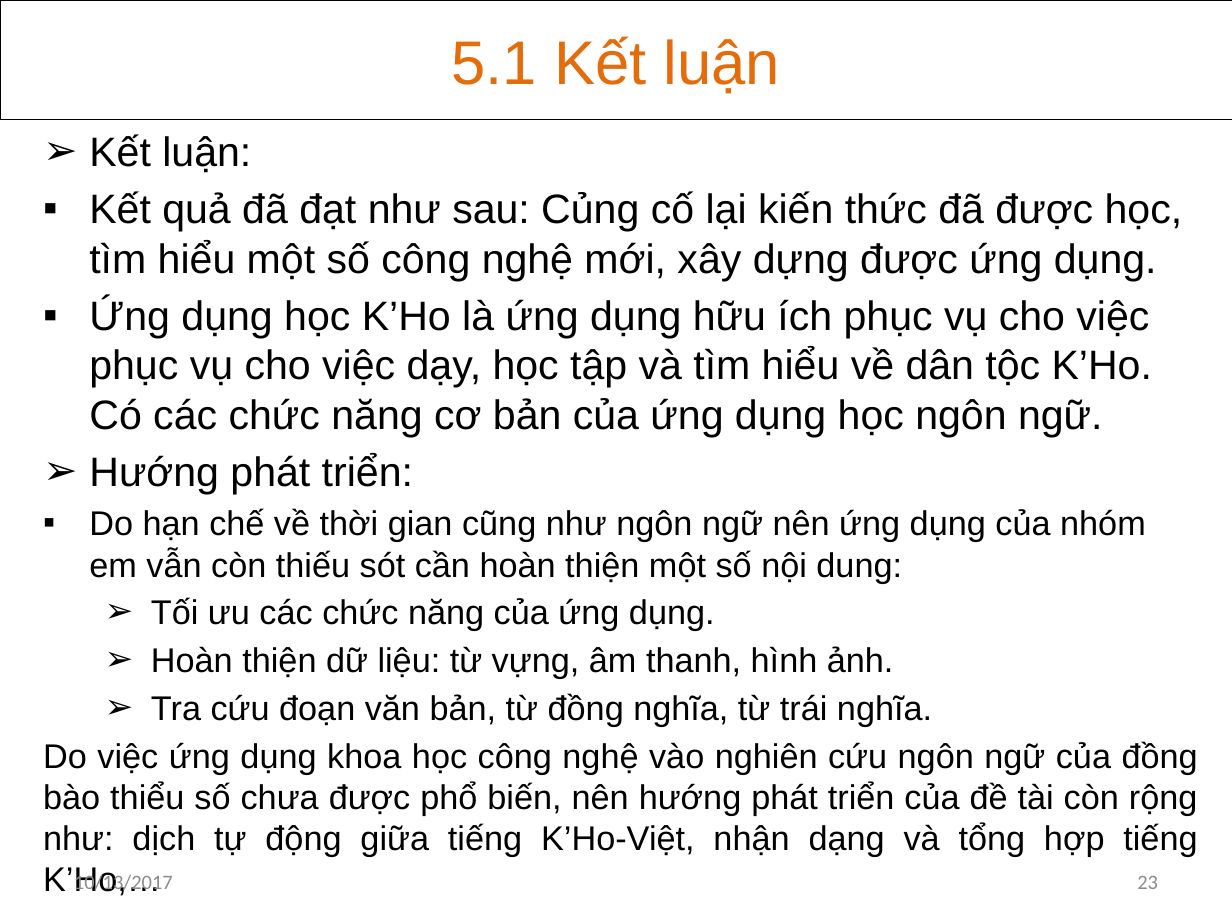
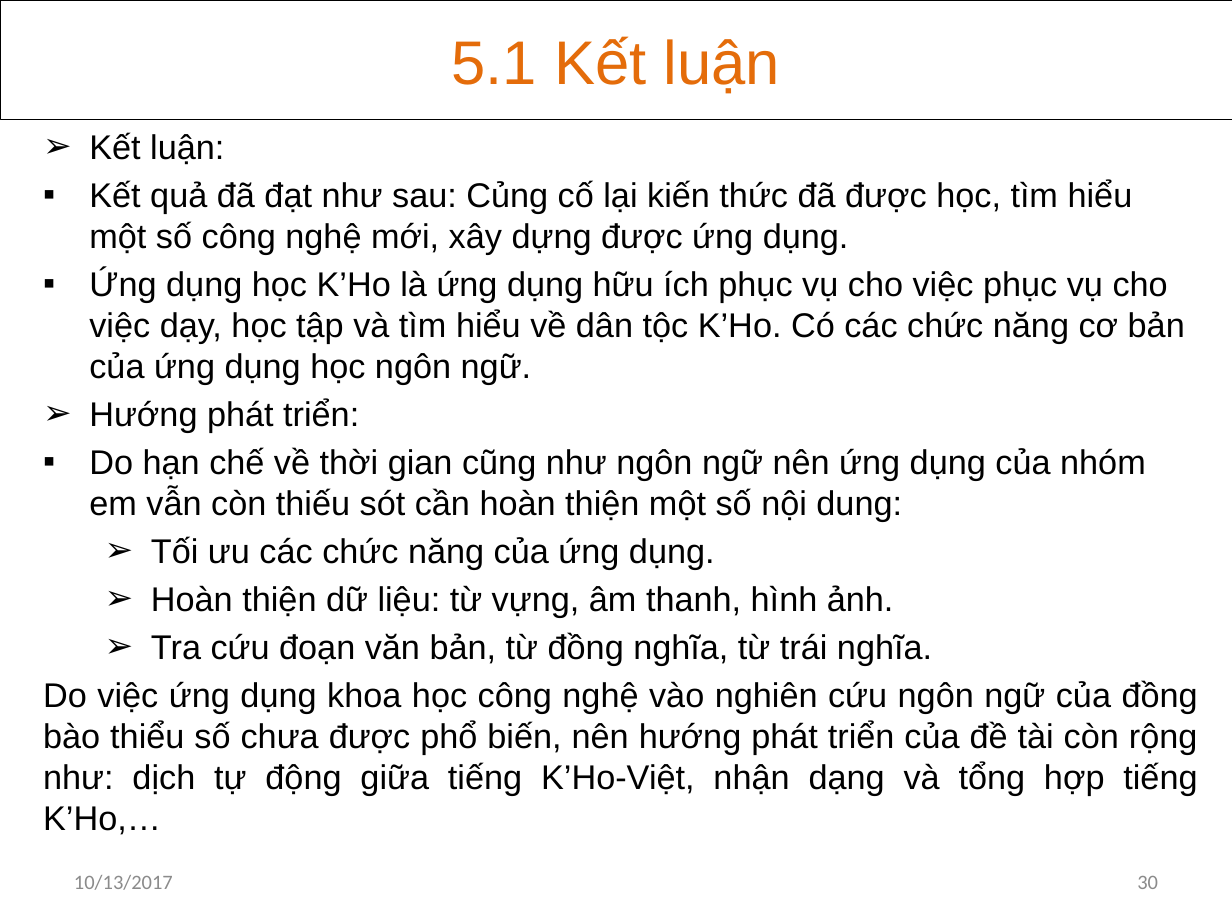
Before and after one commit to khanhvinhit/Do-An, a slide deck: slide 30 of THESIS/DACN_UD_Hoc_KHo_CTK37_BaoCao_D3.pptx (slide 23 before the commit). Drawn at 1232x924 pixels with LibreOffice and Linux fonts; fonts in the diff are those of the drawing. Boxes give left, top, right and bottom in pixels: in the first picture for what was removed or moved away, otherwise in the second. Text is boxed around its words. In the diff, an @@ line names an element or a change of style, - is before the commit and + after.

```diff
--- a/THESIS/DACN_UD_Hoc_KHo_CTK37_BaoCao_D3.pptx
+++ b/THESIS/DACN_UD_Hoc_KHo_CTK37_BaoCao_D3.pptx
@@ subtitle at [89, 132, 1185, 433]: size 24 to 20 pt in "Kết luận:", "Kết quả đã đạt như sau: Củng ...", "Ứng dụng học K’Ho là ứng dụng ...", "Hướng phát triển:" @@
@@ page number at [1137, 876, 1158, 889]: text changed @@
-23
+30
```
Also in this commit, not shown: 1 other slide changed, 7 slides added.
